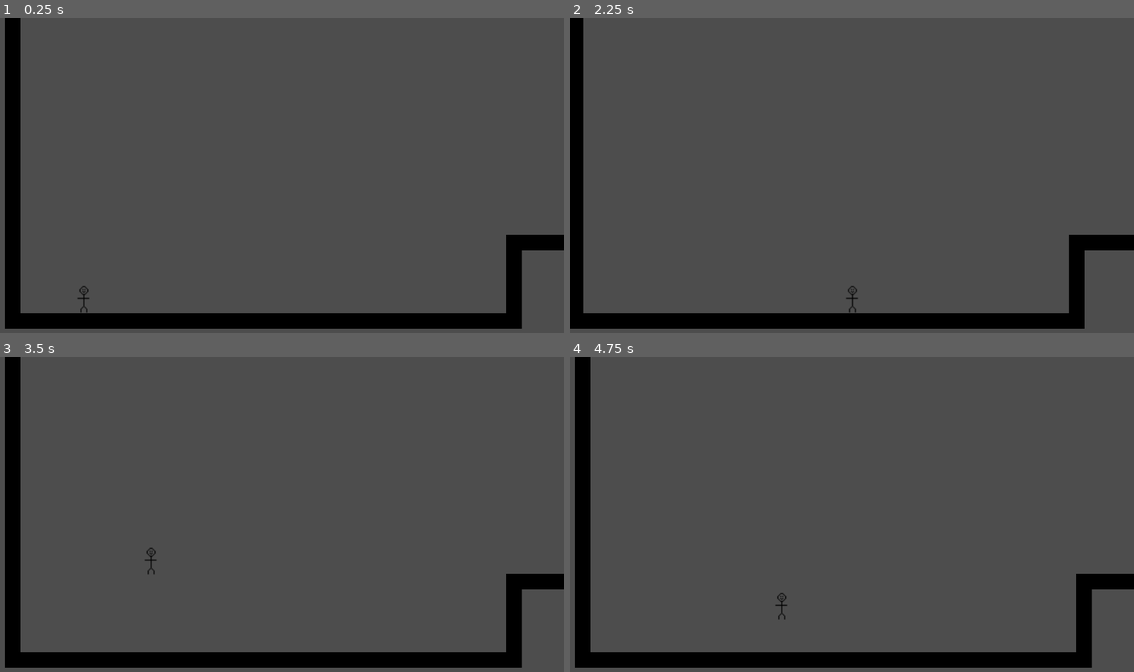
Above: before the commit, frames 1-4 (two rows, left to right).
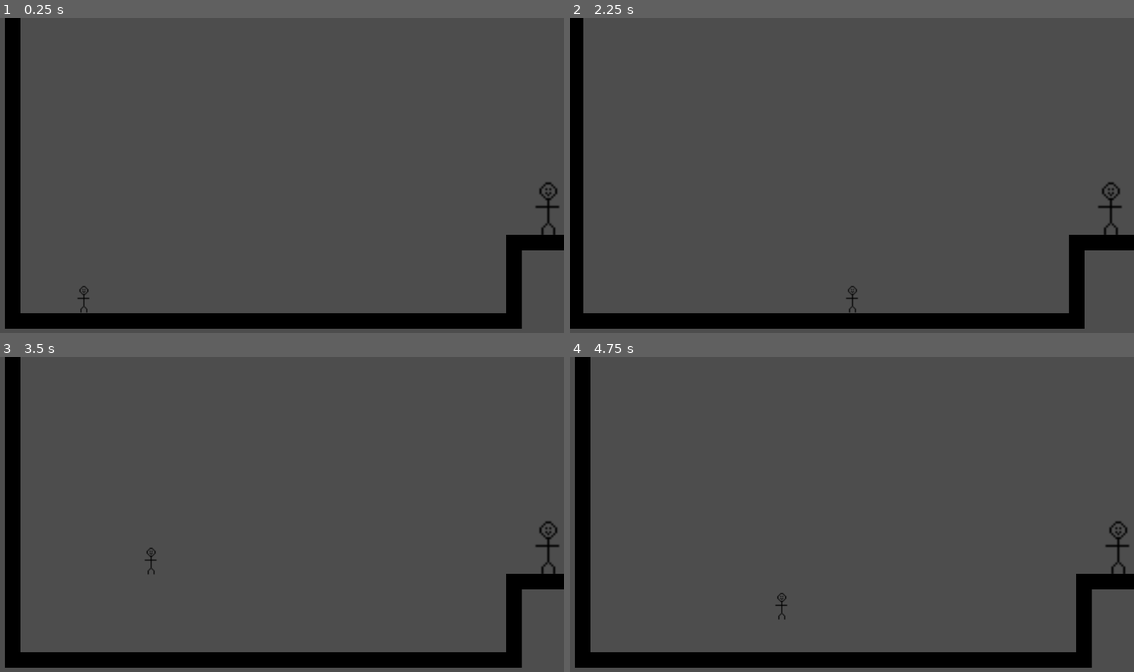
Above: after the commit, the same moments.

Repository: VKKvammen/JamGame
Game: Godot game, scene res://Gamjam.tscn
Two runs of this game, one before a commit and one after it. Both use one fixed random seed, a clock stepped at 60 frames per second and the inputs below.
Inputs:
- Up to frame 1 (0.25 s): no input
- Up to frame 2 (2.25 s): tap Enter (ui_accept) at 0.5, 0.77, 1.52 s; hold Right (ui_right) 0.53-2.03 s; hold Left (ui_left) from 2.03 s (still down)
- Up to frame 3 (3.5 s): tap Enter (ui_accept) at 2.75, 3.02 s; release Left (ui_left) at 2.78 s; hold Right (ui_right) from 2.78 s (still down)
- Up to frame 4 (4.75 s): tap Enter (ui_accept) at 3.77, 4.52 s; release Right (ui_right) at 4.28 s; hold Left (ui_left) from 4.28 s (still down)

The runs differ from the first frame. In frame 1, 0.2% of the frame differs, in the area x 94-100%, y 52-69%; in frame 2, 0.2%, in the area x 93-98%, y 52-69%; in frame 3, 0.2%; in frame 4, 0.2%.

Commit message:
Added NPC character scene WIP

Diff:
--- a/LevelLoader.gd
+++ b/LevelLoader.gd
@@ -5,7 +5,7 @@
 # Called when the node enters the scene tree for the first time.
 func _ready():
 	camera = get_node("/root/Game/Player/Camera2D")
-	load_level("res://levels/Level_1.tscn")
+	load_level("Levels/level_1.tscn")
 	pass # Replace with function body.
 
 
--- a/Levels/level_1.tscn
+++ b/Levels/level_1.tscn
@@ -1,6 +1,7 @@
-[gd_scene load_steps=5 format=3 uid="uid://b1d2x3x13oy0g"]
+[gd_scene load_steps=6 format=3 uid="uid://b1d2x3x13oy0g"]
 
 [ext_resource type="Texture2D" uid="uid://cvjtjhjj7rcri" path="res://Assets/testTiles.png" id="1_af4dq"]
+[ext_resource type="PackedScene" uid="uid://ono3p6a0qesu" path="res://victim.tscn" id="2_2u2t2"]
 
 [sub_resource type="TileSetAtlasSource" id="TileSetAtlasSource_0h14e"]
 texture = ExtResource("1_af4dq")
@@ -52,3 +53,7 @@
 position = Vector2(939.5, 321)
 shape = SubResource("RectangleShape2D_1coqe")
 disabled = true
+
+[node name="Victim" parent="." instance=ExtResource("2_2u2t2")]
+position = Vector2(1108, 397)
+scale = Vector2(4, 4)
--- /dev/null
+++ b/Victim.gd
@@ -0,0 +1,15 @@
+extends Area2D
+
+
+var logged = false
+# Called when the node enters the scene tree for the first time.
+func _ready():
+	pass # Replace with function body.
+
+
+# Called every frame. 'delta' is the elapsed time since the previous frame.
+func _process(delta):
+	var overlap = get_overlapping_bodies()
+	if overlap:
+		print(overlap)
+	pass
--- /dev/null
+++ b/victim.tscn
@@ -0,0 +1,19 @@
+[gd_scene load_steps=4 format=3 uid="uid://ono3p6a0qesu"]
+
+[ext_resource type="Script" path="res://Victim.gd" id="1_3m2pn"]
+[ext_resource type="Texture2D" uid="uid://bg6n45egax0og" path="res://Assets/CharPH.png" id="1_7w4sr"]
+
+[sub_resource type="RectangleShape2D" id="RectangleShape2D_vttmj"]
+size = Vector2(14, 28)
+
+[node name="Victim" type="Node2D"]
+
+[node name="HitBox" type="Area2D" parent="."]
+script = ExtResource("1_3m2pn")
+
+[node name="Sprite2D" type="Sprite2D" parent="HitBox"]
+texture = ExtResource("1_7w4sr")
+
+[node name="CollisionShape2D" type="CollisionShape2D" parent="HitBox"]
+position = Vector2(0, -1)
+shape = SubResource("RectangleShape2D_vttmj")
Not shown, changed: .gitignore
